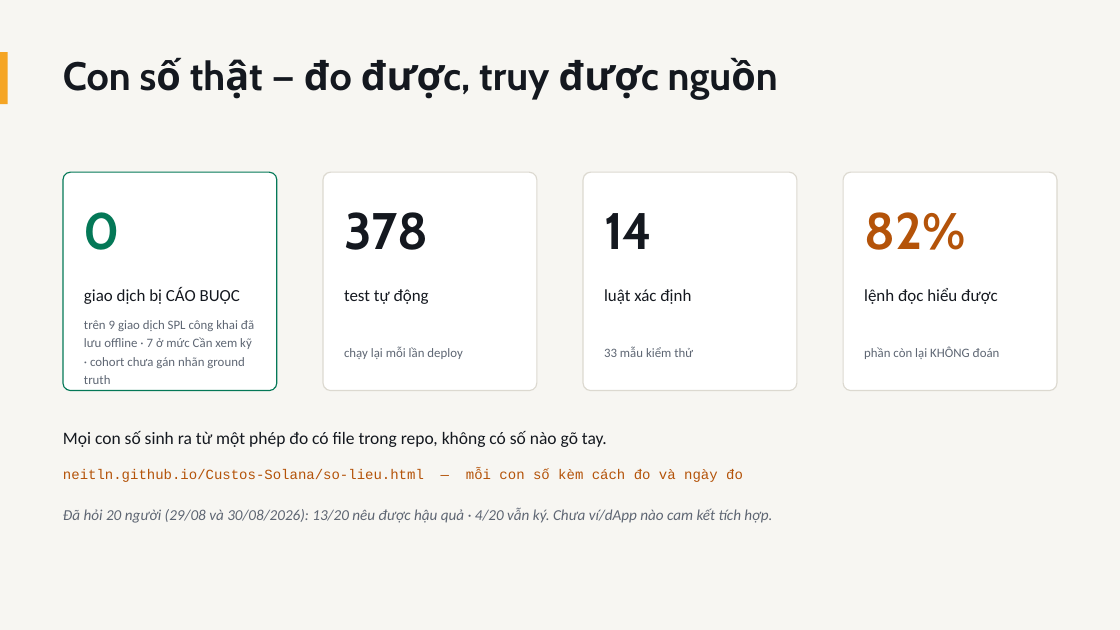
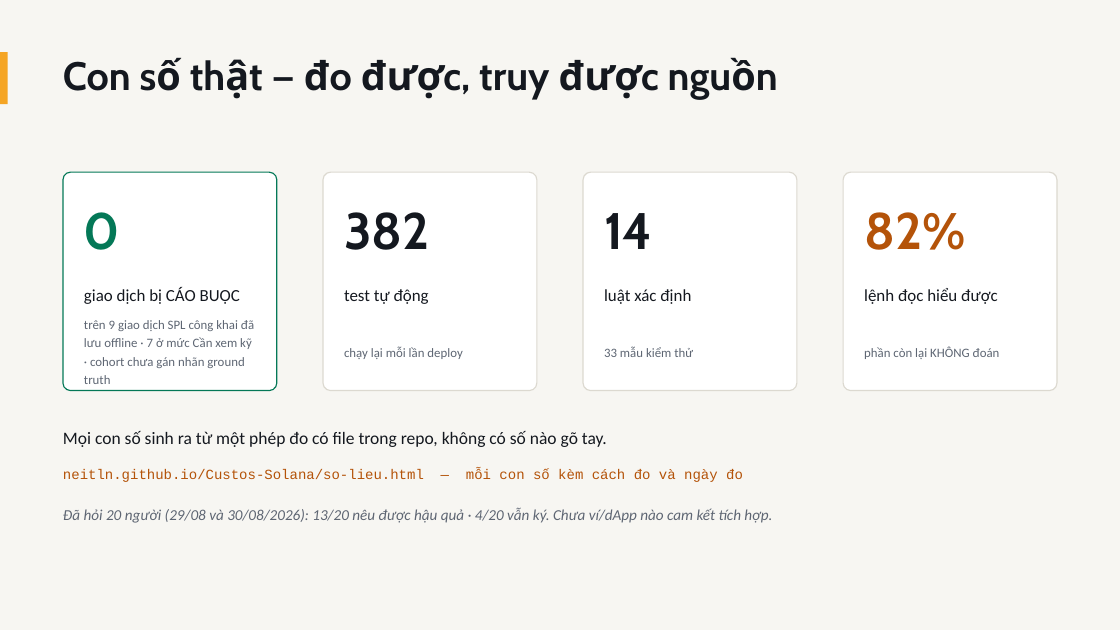
Before and after one commit to NeitLN/Custos-Solana, a slide deck: slide 9 of docs/nop-bai/CUSTOS-PITCH.pptx. Drawn at 1120x630 pixels with LibreOffice and Linux fonts; fonts in the diff are those of the drawing. Boxes give left, top, right and bottom in pixels: in the first picture for what was removed or moved away, otherwise in the second. Text is boxed around its words. In the diff, an @@ line names an element or a change of style, - is before the commit and + after.

```diff
--- a/docs/nop-bai/CUSTOS-PITCH.pptx
+++ b/docs/nop-bai/CUSTOS-PITCH.pptx
@@ text at (344,212,430,250): text changed @@
-378
+382
```
Also in this commit, not shown: 7 other files.
